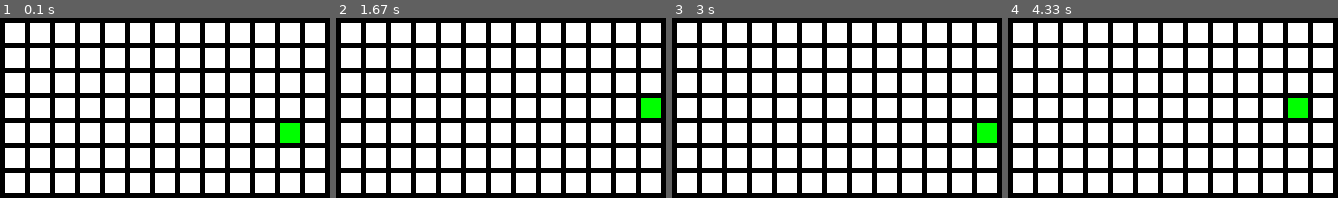
Above: before the commit, frames 1-4 (left to right).
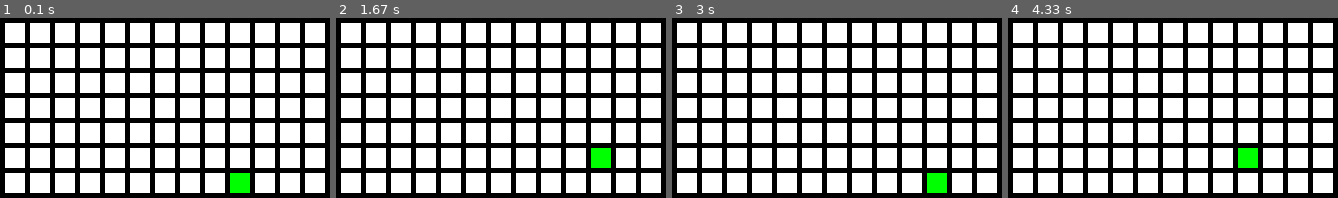
Above: after the commit, the same moments.

Repository: dforegger/wheel-games
Game: pygame game, started from pygame_scratch.py
The game is run twice, just before and just after one commit, with the same random seed, the same clock (stepped at 60 frames per second) and the same inputs. The source is Python 2; it was converted automatically to run under Python 3.
Inputs (mouse positions are in pixels of both pictures, inside the frame that each line leads up to):
- Up to frame 1 (0.1 s): no input
- Up to frame 2 (1.67 s): hold Right 0.33-0.8 s; hold Up 0.83-1.13 s; click (606, 102) at 1.22 s; hold Right from 1.5 s (still down)
- Up to frame 3 (3 s): release Right at 1.97 s; hold Left 2-2.53 s; hold Down 2.57-2.87 s; hold Left from 2.9 s (still down)
- Up to frame 4 (4.33 s): release Left at 3.3 s; hold Up 3.33-3.7 s; hold Right from 3.73 s (still down)

The runs differ from the first frame. In frame 1, 1.3% of the frame differs, in the area x 69-91%, y 58-98%; in frame 2, 1.3%; in frame 3, 1.3%; in frame 4, 1.3%.

Commit message:
Made class based

Diff:
--- a/pygame_scratch.py
+++ b/pygame_scratch.py
@@ -13,104 +13,127 @@
 GREEN = (0, 255, 0)
 RED = (255, 0, 0)
 
-ROWS = 7
-COLUMNS = 13
-
 # This sets the width and height of each grid location
-width  = 20
+width = 20
 height = 20
 
 # This sets the margin between each cell
 margin = 5
 
-# Create a 2 dimensional array. A two dimensional
-# array is simply a list of lists.
-grid = np.zeros((ROWS, COLUMNS))
 
-# Set row 1, cell 5 to one.
-# Current position
-x_coord = random.randrange(COLUMNS)
-y_coord = random.randrange(ROWS)
-grid[y_coord][x_coord] = 1
-print grid
+class Game(object):
+    """ This class represents an instance of the game.
+    The overhead is minimal enough that if we need to reset just create a new instance of this class"""
+
+    #--- Class attributes
+    # TODO
 
 
-# Set the width and height of the screen [width,height]
-size = [COLUMNS*(width+margin)+margin, ROWS*(height+margin)+margin]
-screen = pygame.display.set_mode(size)
+    def __init__(self, rows, columns):
+        self.ROWS, self.COLUMNS = rows, columns
+        # Create a 2 dimensional array. A two dimensional
+        # array is simply a list of lists.
+        self.grid = np.zeros((rows, columns))
 
-pygame.display.set_caption("Pygame Scratch")
+        # Set row 1, cell 5 to one.
+        # Current position
+        self.x_coord = random.randrange(columns)
+        self.y_coord = random.randrange(rows)
+        self.grid[self.y_coord][self.x_coord] = 1
 
-# Loop until the user clicks the close button.
-done = False
+        self.game_over = False
+        pass
 
-# Used to manage how fast the screen updates
-clock = pygame.time.Clock()
+    def process_events(self):
+        """ Process all of the events. Return a "True" if we need
+            to close the window. """
 
-# Hide the mouse cursor
-pygame.mouse.set_visible(0)
+        for event in pygame.event.get():
+            if event.type == pygame.QUIT:
+                return True
+            elif event.type == pygame.MOUSEBUTTONDOWN:
+                if self.game_over:
+                    self.__init__()
+            elif event.type == pygame.KEYUP:
+                self.grid[self.y_coord][self.x_coord] = 0
 
-# -------- Main Program Loop -----------
-while not done:
-    # ALL EVENT PROCESSING SHOULD GO BELOW THIS COMMENT
-    for event in pygame.event.get():  # User did something
-        if event.type == pygame.QUIT:  # If user clicked close
-            done = True  # Flag that we are done so we exit this loop
-            # User pressed down on a key
+                # Figure out if it was an arrow key. If so
+                # adjust speed.
+                if event.key == pygame.K_LEFT:
+                    self.x_coord = (self.x_coord - 1) % self.COLUMNS
+                elif event.key == pygame.K_RIGHT:
+                    self.x_coord = (self.x_coord + 1) % self.COLUMNS
+                elif event.key == pygame.K_UP:
+                    self.y_coord = (self.y_coord - 1) % self.ROWS
+                elif event.key == pygame.K_DOWN:
+                    self.y_coord = (self.y_coord + 1) % self.ROWS
 
-        elif event.type == pygame.KEYUP:
-            grid[y_coord][x_coord] = 0
+                self.grid[self.y_coord][self.x_coord] = 1
 
-            # Figure out if it was an arrow key. If so
-            # adjust speed.
-            if event.key == pygame.K_LEFT:
-                x_coord = (x_coord - 1) % COLUMNS
-            elif event.key == pygame.K_RIGHT:
-                x_coord = (x_coord + 1) % COLUMNS
-            elif event.key == pygame.K_UP:
-                y_coord = (y_coord - 1) % ROWS
-            elif event.key == pygame.K_DOWN:
-                y_coord = (y_coord + 1) % ROWS
+        return False
 
-            grid[y_coord][x_coord]=1
+    def run_logic(self):
+        """
+        This method is run each time through the frame.
+        """
+        pass
 
-    # ALL EVENT PROCESSING SHOULD GO ABOVE THIS COMMENT
-
-    # ALL GAME LOGIC SHOULD GO BELOW THIS COMMENT
+    def display_frame(self, screen):
+        """ Render the game """
 
 
-    # ALL GAME LOGIC SHOULD GO ABOVE THIS COMMENT
+        if self.game_over:
+            screen.fill(WHITE)
+            pass
+        else:
+            screen.fill(BLACK)
 
-    # ALL CODE TO DRAW SHOULD GO BELOW THIS COMMENT
+            # Draw the grid
+            for row in range(self.ROWS):
+                for column in range(self.COLUMNS):
+                    pygame.draw.rect(screen,
+                                     GREEN if self.grid[row][column] == 1 else WHITE,
+                                     [(margin + width) * column + margin,
+                                      (margin + height) * row + margin,
+                                      width,
+                                      height])
 
-    # First, clear the screen to WHITE. Don't put other drawing commands
-    # above this, or they will be erased with this command.
-    screen.fill(BLACK)
-
-    # Draw the grid
-    for row in range(ROWS):
-        for column in range(COLUMNS):
-            color = WHITE
-            if grid[row][column] == 1:
-                color = GREEN
-            pygame.draw.rect(screen,
-                             color,
-                             [(margin+width)*column+margin,
-                              (margin+height)*row+margin,
-                              width,
-                              height])
-
-    # ALL CODE TO DRAW SHOULD GO ABOVE THIS COMMENT
-
-    # Go ahead and update the screen with what we've drawn.
-    pygame.display.flip()
-
-    # Limit to 20 frames per second
-    clock.tick(60)
+        pygame.display.flip()
 
 def main():
     # Setup
     pygame.init()
+
+    ROWS = 7
+    COLUMNS = 13
+
+    # Set the width and height of the screen [width,height]
+    size = [COLUMNS * (width + margin) + margin, ROWS * (height + margin) + margin]
+    screen = pygame.display.set_mode(size)
+
+    pygame.display.set_caption("Pygame Scratch")
+    pygame.mouse.set_visible(False)
+
+    # Create our objects and set the data
+    done = False
+    clock = pygame.time.Clock()
+
+    # Create an instance of the Game class
+    game = Game(rows=ROWS, columns=COLUMNS)
+
+    # Main game loop
+    while not done:
+        # Process events (keystrokes, mouse clicks, etc)
+        done = game.process_events()
+
+        # Update object positions, check for collisions
+        game.run_logic()
+
+        # Draw the current frame
+        game.display_frame(screen)
+
+        # Pause for the next frame
+        clock.tick(60)
 
     # Close the window and quit.
     # If you forget this line, the program will 'hang'
